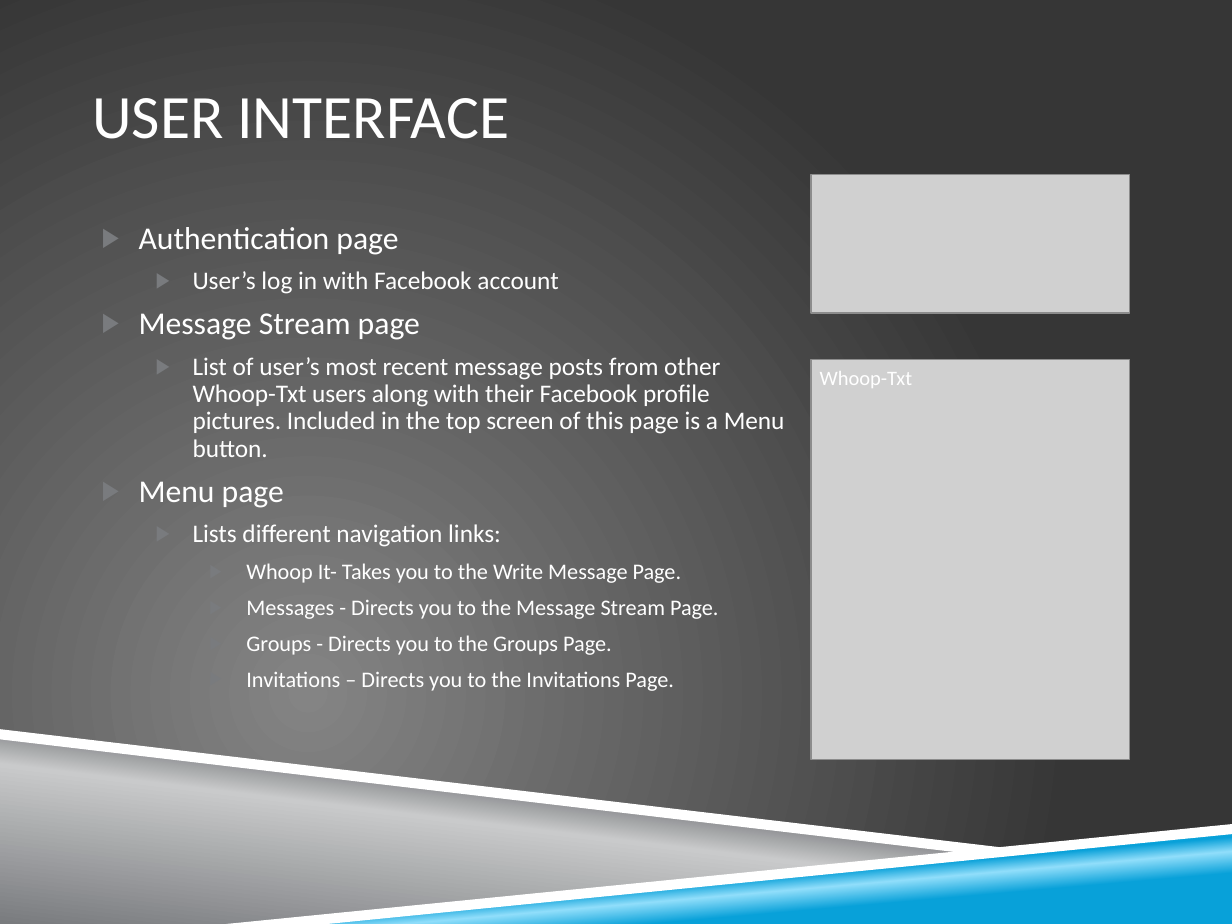
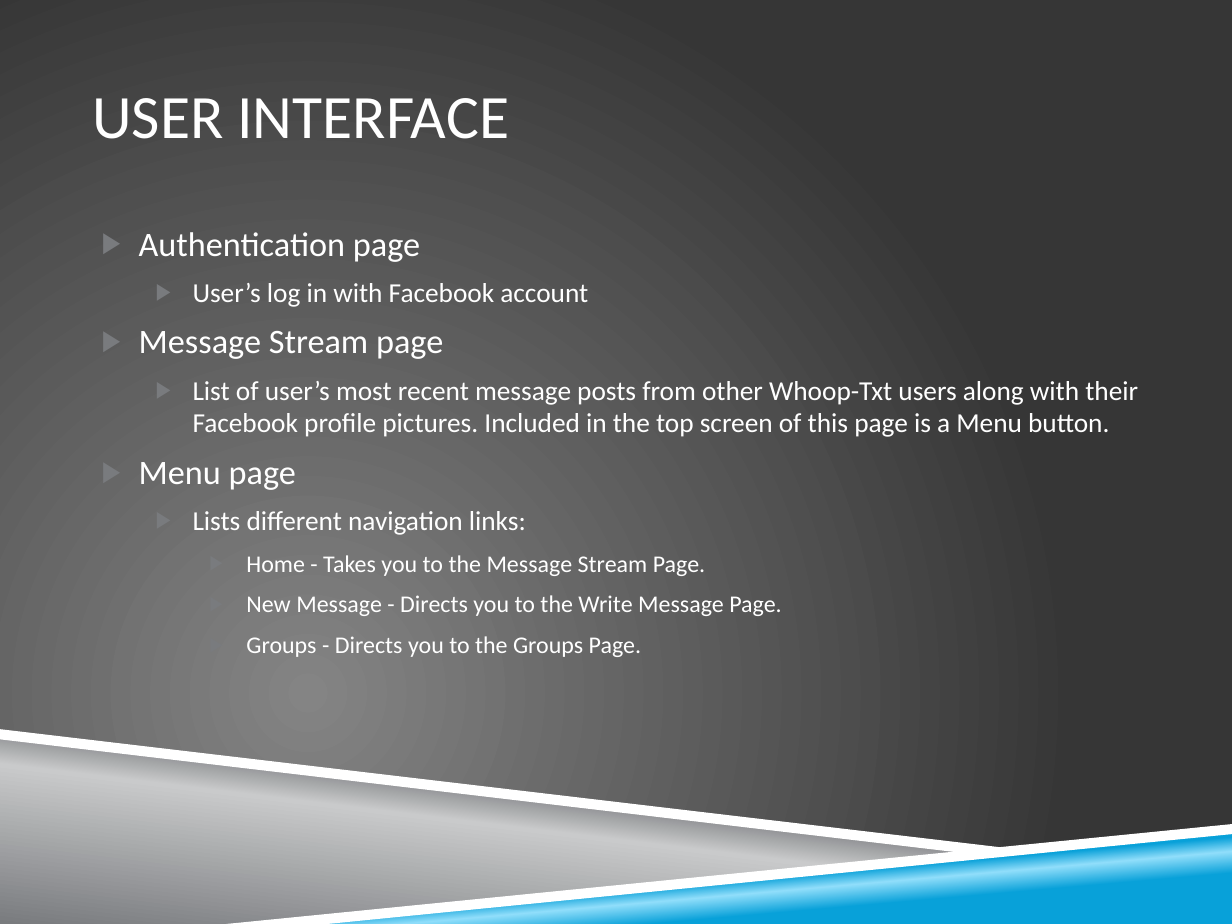
Before and after one commit to zkhalapyan/whoop-txt, a slide deck: slide 7 of doc/midterm_presentation.pptx. Drawn at 1232x924 pixels with LibreOffice and Linux fonts; fonts in the diff are those of the drawing; grey boxes stand for pictures; background and template pictures are left out. Boxes give left, top, right and bottom in pixels: in the first picture for what was removed or moved away, otherwise in the second. Text is boxed around its words. In the diff, an @@ line names an element or a change of style, - is before the commit and + after.

```diff
--- a/doc/midterm_presentation.pptx
+++ b/doc/midterm_presentation.pptx
@@ picture removed at [811, 175, 1129, 313] @@
@@ text at [139, 232, 1138, 657]: size 18.5 to 20 pt in "Authentication page", "Message Stream page", "Menu page"; size 14.8 to 16 pt in "User’s log in with Facebook account", "List of user’s most recent message posts ...", "Lists different navigation links:"; size 12.9 to 14 pt in "Groups - Directs you to the Groups ..."; line spacing 0.9 to 1 @@
@@ picture removed at [811, 360, 1129, 760] @@
@@ text removed at [820, 371, 913, 388] @@
-Whoop-Txt
@@ text at [246, 555, 781, 616]: text changed; size 12.9 to 14 pt @@
-    ▶ Whoop It- Takes you to the Write Message Page.
-    ▶ Messages - Directs you to the Message Stream Page.
+    ▶ Home - Takes you to the Message Stream Page.
+    ▶ New Message - Directs you to the Write Message Page.
@@ text at [246, 671, 674, 691]: paragraph removed @@
-    ▶ Invitations – Directs you to the Invitations Page.
```
Also in this commit, not shown: 4 other slides changed.
